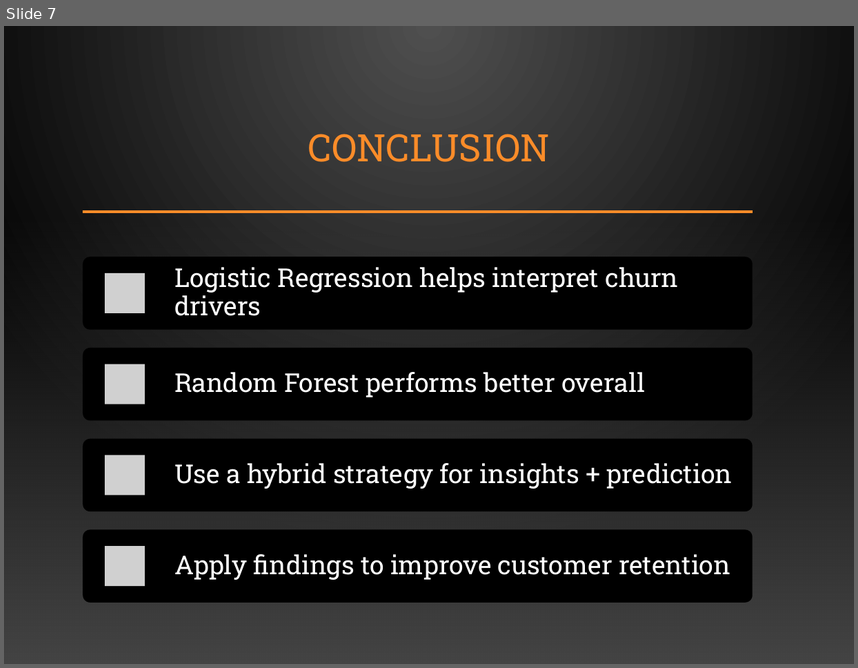
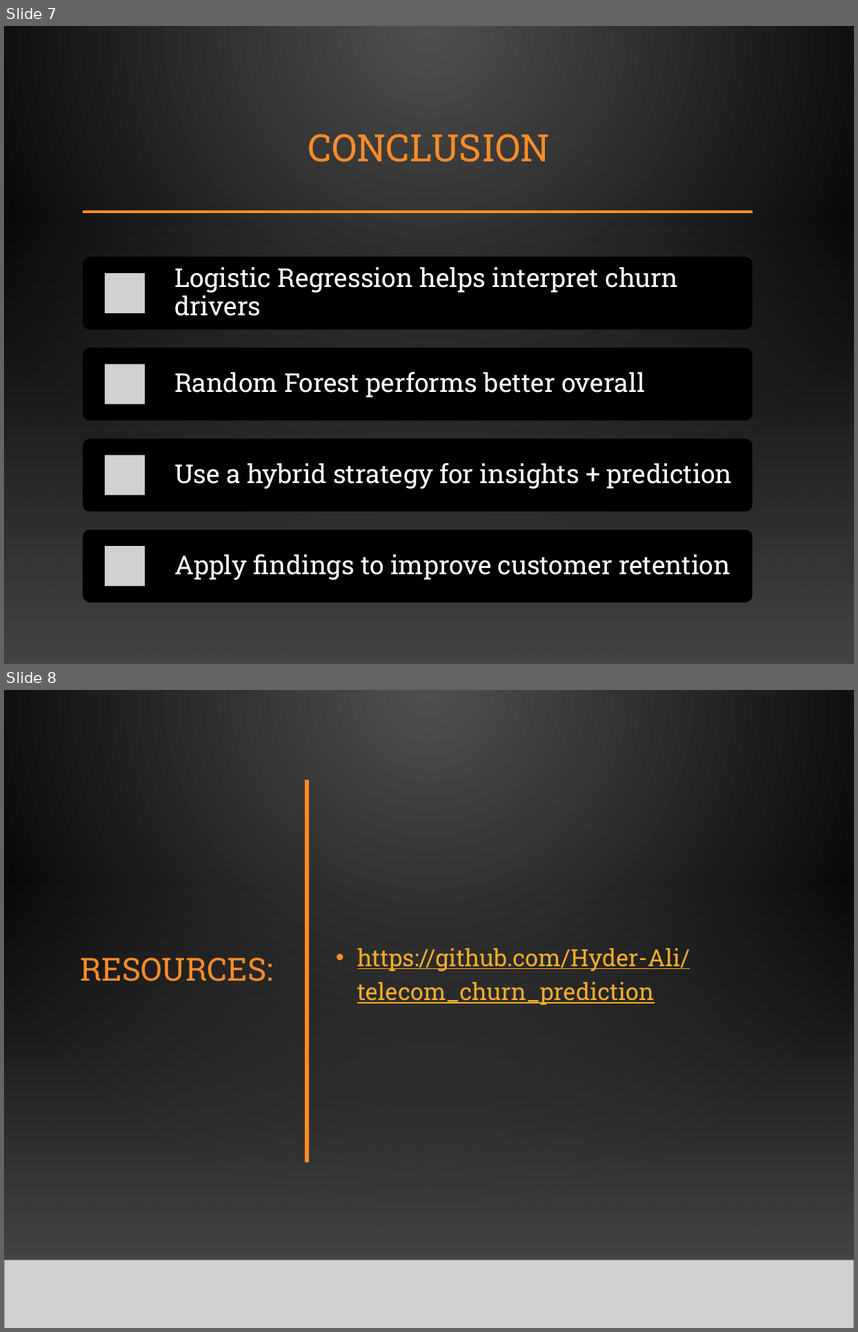
Before and after one commit to Hyder-Ali/telecom_churn_prediction, a slide deck: Customer_Churn_Prediction_Report.pptx. Shown one above the other, each under a label of ours: slide 7 before the commit, slides 7 and 8 after it. The pictures are 858x668 and 858x1332 pixels, drawn with LibreOffice and Linux fonts; fonts in the diff are those of the drawing; grey boxes stand for pictures; background and template pictures are left out. Boxes give left, top, right and bottom in pixels: in the first picture for what was removed or moved away, otherwise in the second. Text is boxed around its words. In the diff, an @@ line names an element or a change of style, - is before the commit and + after.

Commit message:
final_presentation

```diff
--- a/Customer_Churn_Prediction_Report.pptx
+++ b/Customer_Churn_Prediction_Report.pptx
@@ slide 8 added at (x1=4, y1=690, x2=854, y2=1328), background gradient #505050 to #000000; not listed: 2 template elements that a slide beside it also shows @@
@@ rectangle added at (x1=4, y1=690, x2=854, y2=1328), fill gradient #505050 to #000000 @@
@@ line added from (307, 779) to (307, 1162), #FB8C29 3 pt @@
@@ rectangle added at (x1=4, y1=878, x2=854, y2=1259), fill gradient #454545 @@
@@ title added at (x1=80, y1=957, x2=273, y2=981), 27 pt, text #FB8C29 @@
+RESOURCES:
@@ text added at (x1=357, y1=948, x2=690, y2=1005), 20 pt, text #FBAE29, underline @@
+• https://github.com/Hyder-Ali/telecom_churn_prediction
@@ picture added at (x1=4, y1=1259, x2=854, y2=1328) @@
```
Also in this commit, not shown: 1 other slide added.
